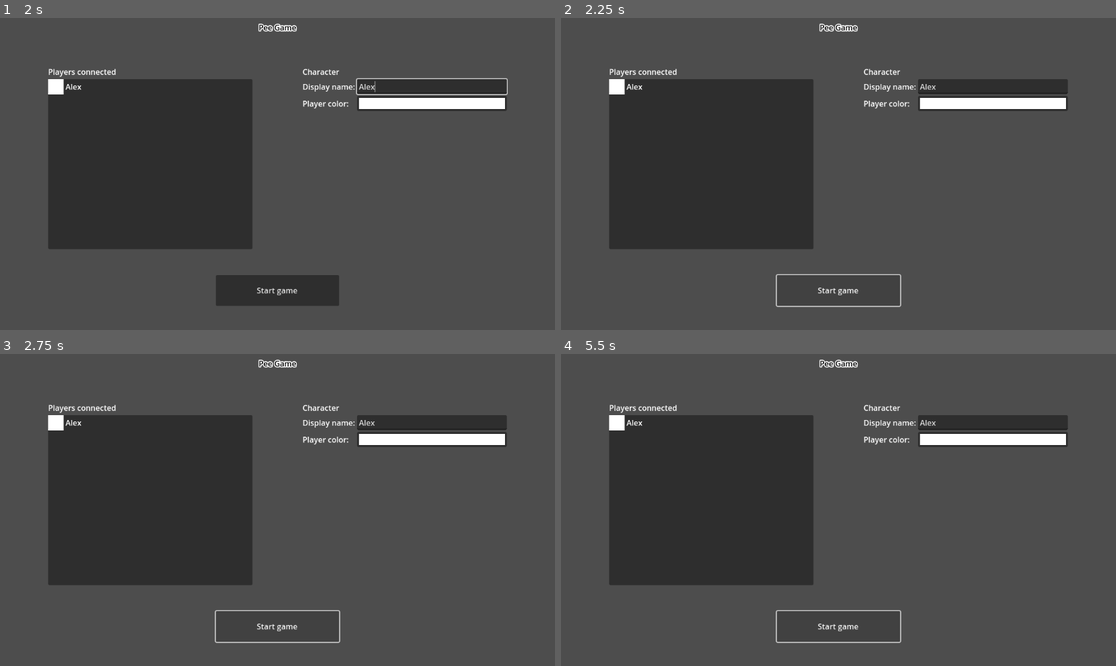
Above: before the commit, frames 1-4 (two rows, left to right).
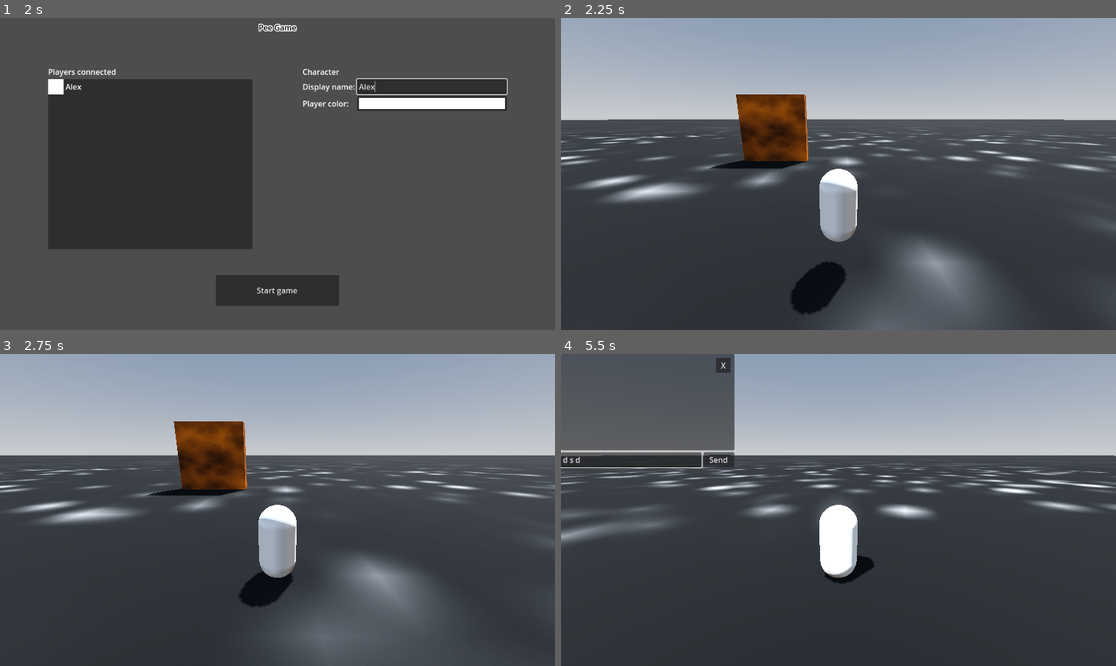
Above: after the commit, the same moments.

Repository: b3e3e3/freak-derby
Game: Godot game, scene res://multiplayer.tscn
Two runs of this game, one before a commit and one after it. Both use one fixed random seed, a clock stepped at 60 frames per second and the inputs below.
Inputs (mouse positions are in pixels of both pictures, inside the frame that each line leads up to):
- Up to frame 1 (2 s): click "Host" at 0.5 s; click (432, 86) at 1.27 s; type "Alex" at 1.35 s
- Up to frame 2 (2.25 s): click "Start game" at 2 s
- Up to frame 3 (2.75 s): no input
- Up to frame 4 (5.5 s): click (838, 625) at 2.75 s, where only the run before the commit has a clickable "Start game"; tap Enter at 3.5 s; hold D (move_right) 3.53-4.28 s; tap Space (jump) at 3.77, 4.52 s; hold S (move_backward) 4.28-5.03 s; hold D (move_right) from 5.03 s (still down)

Frame 1 is identical in both runs. In frame 2, 64% of the frame differs, in the area x 0-100%, y 0-100%; in frame 3, 59%; in frame 4, 66%.

Commit message:
about to destroy everything

Diff:
--- a/chat.gd
+++ b/chat.gd
@@ -10,7 +10,6 @@
 # Called every frame. 'delta' is the elapsed time since the previous frame.
 func _process(_delta: float) -> void:
 	# TODO: on submitted signal
-	print(%ChatBox.has_focus())
 	if Input.is_action_just_pressed(&"ui_text_submit"):
 		if not is_chat_open():
 			open_chat()
--- a/multiplayer.gd
+++ b/multiplayer.gd
@@ -77,10 +77,10 @@
 	# if !GameManager.players.has(peer_id):
 	GameManager.players[peer_id] = PlayerInfo.new(player_name, peer_id, player_color)
 
-	if multiplayer.is_server():
-		for i in GameManager.players:
-			var info := GameManager.players[i]
-			broadcast_player_info.rpc(info.name, i, info.color)
+	# if multiplayer.is_server():
+	for i in GameManager.players:
+		var info := GameManager.players[i]
+		broadcast_player_info.rpc(info.name, i, info.color)
 
 @rpc("authority", "call_local")
 func broadcast_player_info(player_name: String, peer_id: int, player_color: Color):
@@ -90,6 +90,7 @@
 func start_game():
 	var scene = load("res://sandbox.tscn").instantiate()
 	get_tree().root.add_child(scene)
+	print("Starting game, is server? ", multiplayer.is_server())
 	self.hide()
 
 
@@ -120,7 +121,7 @@
 	change_state($LobbyScreen)
 
 
-func _on_start_game_pressed() -> void:
+func _on_start_game_button_pressed() -> void:
 	start_game.rpc()
 
 
--- a/multiplayer.tscn
+++ b/multiplayer.tscn
@@ -6,6 +6,8 @@
 
 [sub_resource type="Theme" id="Theme_o4y1c"]
 RichTextLabel/constants/outline_size = 8
+
+[sub_resource type="SceneReplicationConfig" id="SceneReplicationConfig_5bi2t"]
 
 [node name="Control" type="Control"]
 layout_mode = 3
@@ -219,6 +221,9 @@
 layout_mode = 2
 size_flags_horizontal = 4
 text = "Start game"
+
+[node name="MultiplayerSynchronizer" type="MultiplayerSynchronizer" parent="."]
+replication_config = SubResource("SceneReplicationConfig_5bi2t")
 
 [connection signal="canceled" from="ErrorDialog" to="." method="_on_error_dialog_canceled"]
 [connection signal="confirmed" from="ErrorDialog" to="." method="_on_error_dialog_confirmed"]
@@ -228,4 +233,4 @@
 [connection signal="pressed" from="StartScreen/MarginContainer/VBoxContainer/HBoxContainer/JoinButton" to="StartScreen" method="_on_host_button_pressed"]
 [connection signal="text_changed" from="LobbyScreen/VBoxContainer/HBoxContainer/CharacterCustomizer/VBoxContainer/GridContainer/NameEntry" to="." method="_on_name_entry_text_changed"]
 [connection signal="color_changed" from="LobbyScreen/VBoxContainer/HBoxContainer/CharacterCustomizer/VBoxContainer/GridContainer/ColorPicker" to="." method="_on_color_picker_color_changed"]
-[connection signal="pressed" from="LobbyScreen/VBoxContainer/StartGameButton" to="StartScreen" method="_on_start_game_button_pressed"]
+[connection signal="pressed" from="LobbyScreen/VBoxContainer/StartGameButton" to="." method="_on_start_game_button_pressed"]
Not shown: 1 places in multiplayer.tscn that only renumber resources
